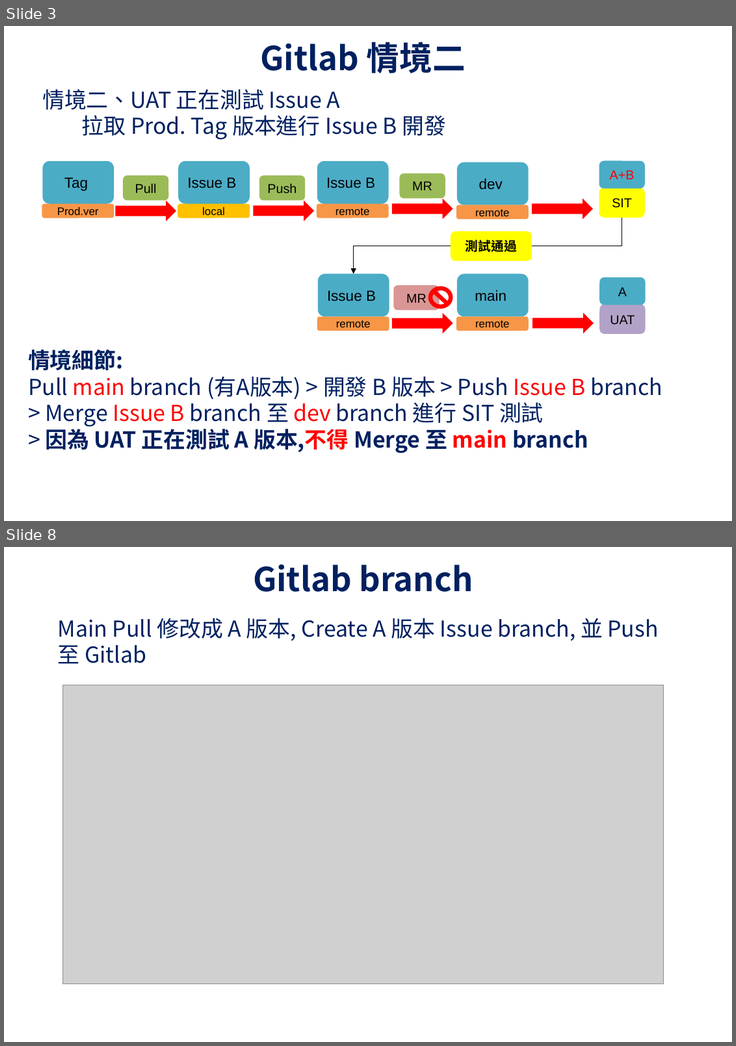
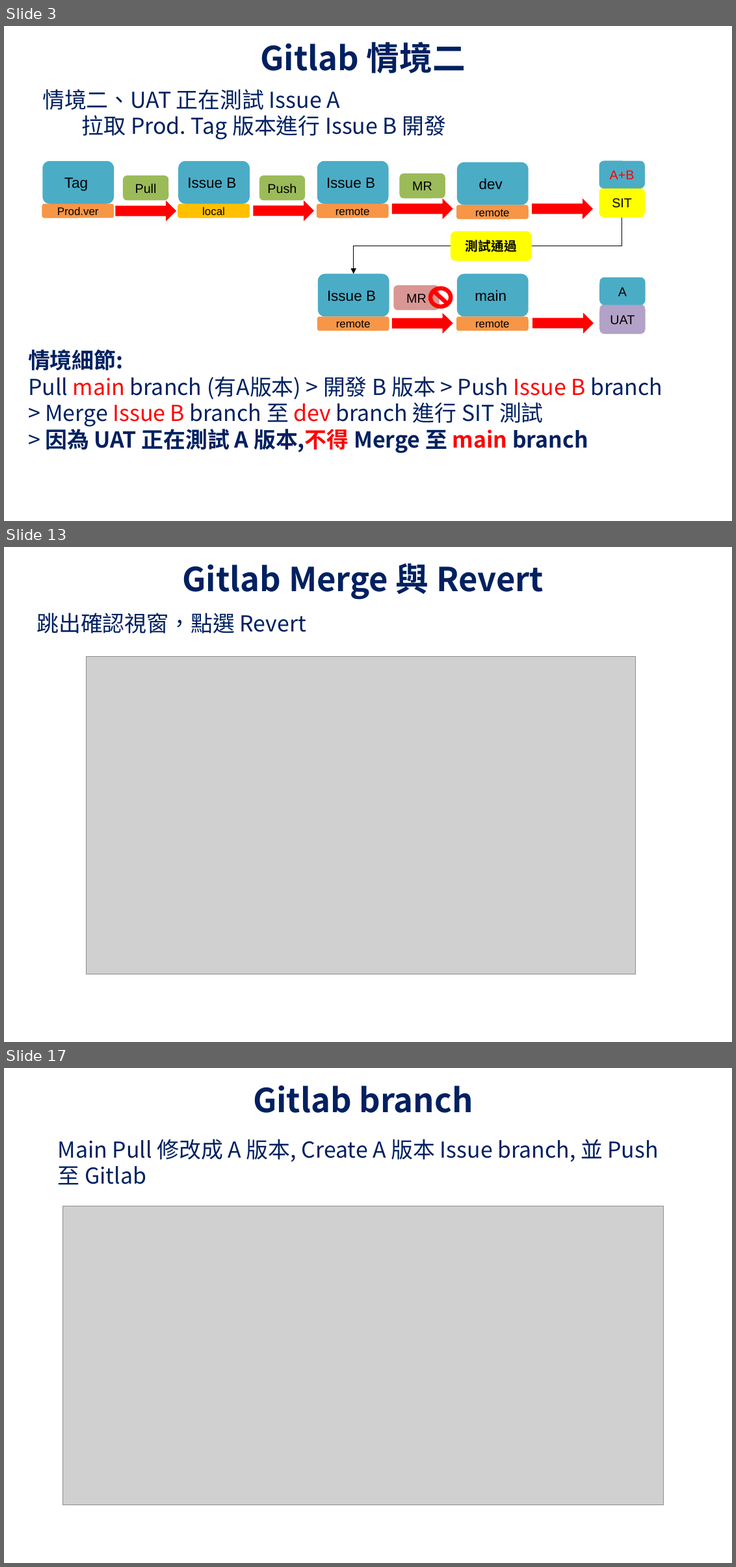
Before and after one commit to UDFWu/transfile, a slide deck: CICD Process.pptx. Shown one above the other, each under a label of ours: slides 3 and 8 before the commit, slides 3, 13 and 17 after it; the slides between them are not shown. The pictures are 736x1046 and 736x1567 pixels, drawn with LibreOffice and Linux fonts; fonts in the diff are those of the drawing; grey boxes stand for pictures; background and template pictures are left out. Boxes give left, top, right and bottom in pixels: in the first picture for what was removed or moved away, otherwise in the second. Text is boxed around its words. In the diff, an @@ line names an element or a change of style, - is before the commit and + after.

```diff
--- a/CICD Process.pptx
+++ b/CICD Process.pptx
@@ slide 13 added at (x1=4, y1=547, x2=732, y2=1042), background picture (left out) @@
@@ title added at (x1=183, y1=563, x2=544, y2=600), 36 pt, text #002060, bold @@
+Gitlab Merge 與 Revert
@@ text added at (x1=36, y1=613, x2=306, y2=633), 24 pt, text #002060 @@
+跳出確認視窗，點選 Revert
@@ picture added at (x1=86, y1=657, x2=636, y2=975) @@
@@ what was slide 8 is now slide 17 @@
```
Also in this commit, not shown: 5 slides changed, 8 other slides added.
